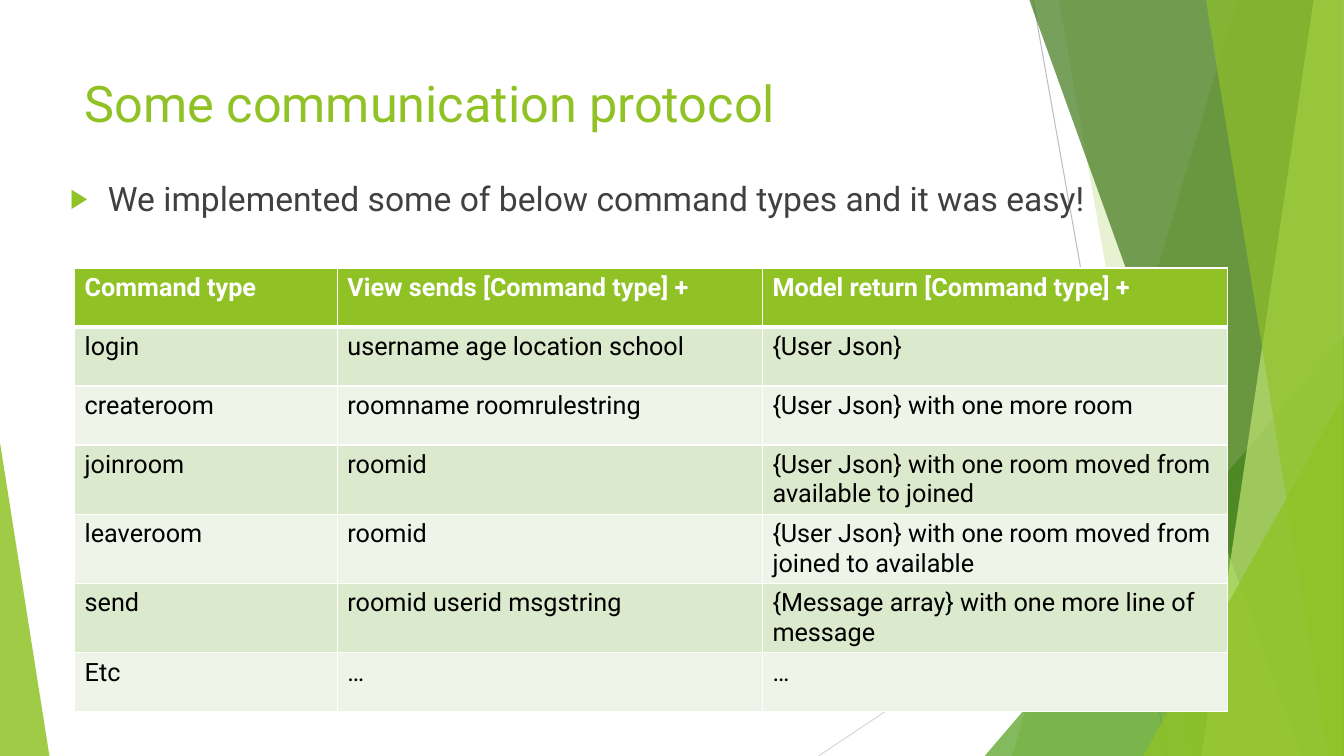
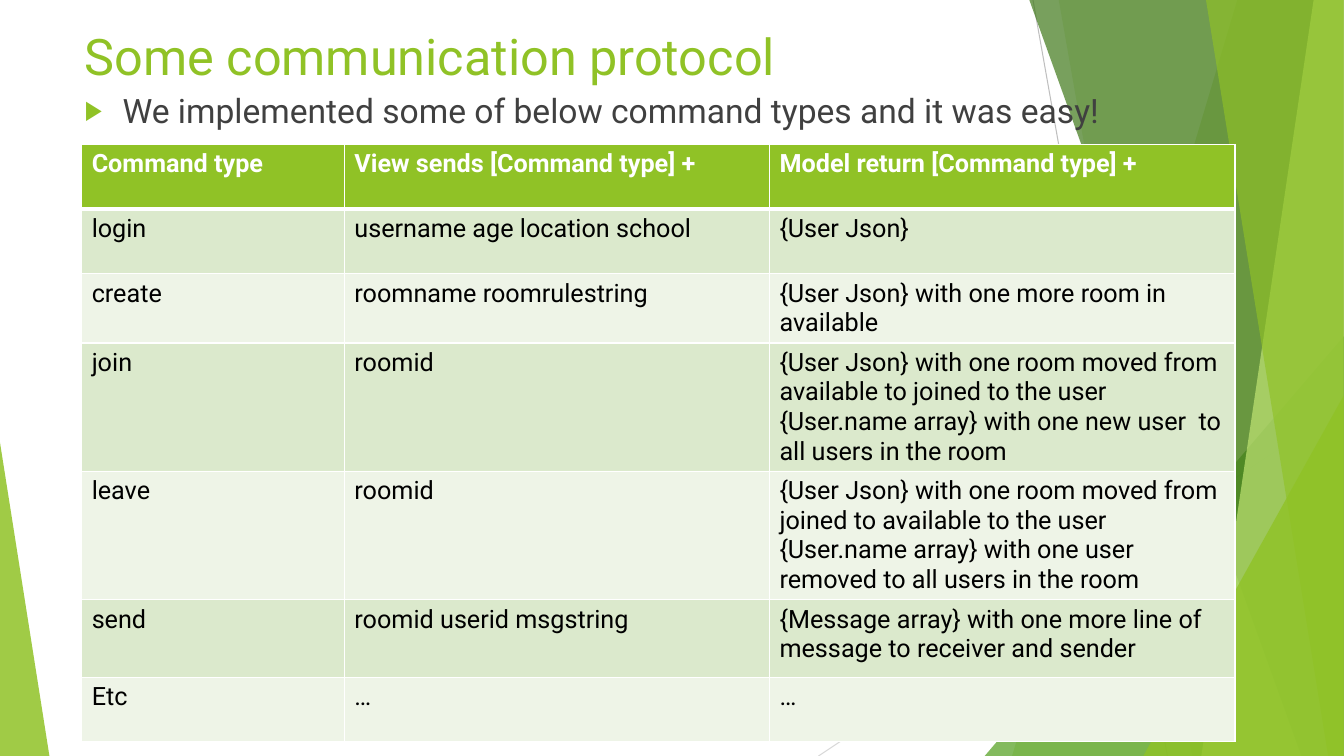
Before and after one commit to pourplusquoi/chatapp, a slide deck: slide 11 of src/main/resources/ChatApp API.pptx. Drawn at 1344x756 pixels with LibreOffice and Linux fonts; fonts in the diff are those of the drawing. Boxes give left, top, right and bottom in pixels: in the first picture for what was removed or moved away, otherwise in the second. Text is boxed around its words. In the diff, an @@ line names an element or a change of style, - is before the commit and + after.

```diff
--- a/src/main/resources/ChatApp API.pptx
+++ b/src/main/resources/ChatApp API.pptx
@@ title "Some communication protocol": place and size @@
-title "Some communication protocol" at <box>85,84,775,133</box>
+title "Some communication protocol" at <box>85,37,775,86</box>
@@ text "We implemented some of below ...": place and size @@
-text "We implemented some of below ..." at <box>108,180,1084,219</box>
+text "We implemented some of below ..." at <box>123,92,1099,131</box>
@@ table at <box>82,144,1236,748</box> @@
-row 3, column 1: createroom
+row 3, column 1: create
-row 3, column 3: {User Json} with one more room
+row 3, column 3: {User Json} with one more room in available
-row 4, column 1: joinroom
+row 4, column 1: join
-row 4, column 3: {User Json} with one room moved from available to joined
+row 4, column 3: {User Json} with one room moved from available to joined to the user / {User.name array} with one new user to all users in the room
-row 5, column 1: leaveroom
+row 5, column 1: leave
-row 5, column 3: {User Json} with one room moved from joined to available
+row 5, column 3: {User Json} with one room moved from joined to available to the user / {User.name array} with one user removed to all users in the room
-row 6, column 3: {Message array} with one more line of message
+row 6, column 3: {Message array} with one more line of message to receiver and sender
@@ table: place and size @@
-table at <box>75,268,1229,716</box>
+table at <box>82,144,1236,748</box>
```
Also in this commit, not shown: 3 other slides changed, 2 slides added.
